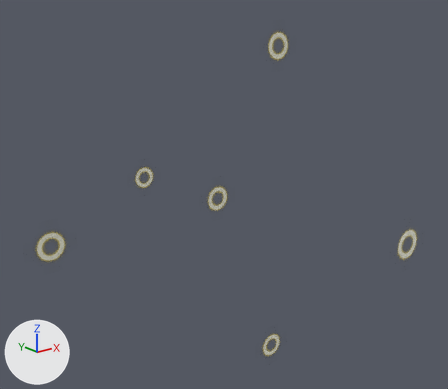
What one commit did to the glTF model src/model/hotspot.glb.
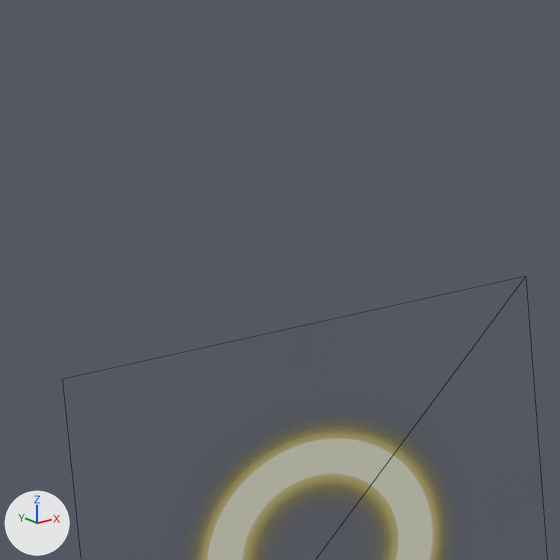
The first picture shows the older version from a 50 mm camera at (-2.64, -3.23, 1.66) aimed at (-0.36, -0.38, 0.52). The close-ups show both versions on the part from 3% to 18% of the width and 47% to 64% of the height of that picture; other places that the commit changed are outside them. Arrows for +X, +Y and +Z are at lower left; the lights stay in place. The close-ups show mesh edges as thin lines. Where no turn or scale is listed for an object, it has been applied to the vertices.

The scene before the commit, as lines of its bpy script (objects in view):
```python
me_hotsport__004 = bpy.data.meshes.new('hotsport_.004')
me_hotsport__004.from_pydata(...)  # 4 vertices, 2 faces; spans x -1.546..-1.233, y -0.145, z 0.201..0.514
me_hotsport__004.materials.append(mat_hotsport)  # picture img_hotsport
ob_hotsport_006 = bpy.data.objects.new('hotsport_006', me_hotsport__004)
ob_hotsport_006.location = (0.0, 0.0, 0.0)
```
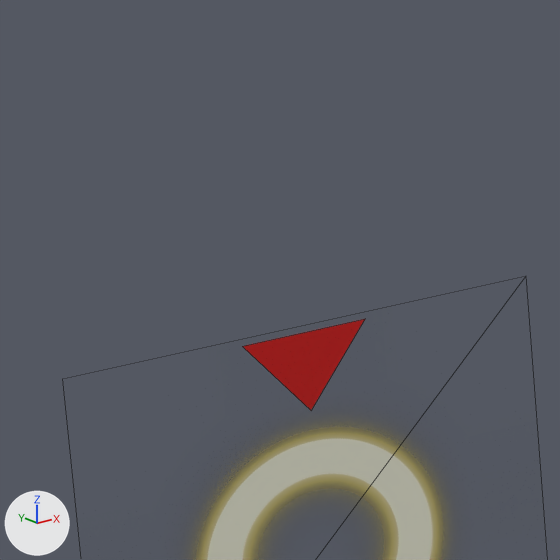
The change, as a list of edits to the scene's bpy script:
```text
Add mat_material_001:
    mat_material_001 = principled_material('Material.001')
    mat_material_001.base_color = (0.799, 0.000607, 0.0)  # red #e70200
Add me_arrow2_006:
    me_arrow2_006.from_pydata([(-0.0417, 0.0, -0.002), (0.0417, 0.0, -0.002), (0.0, 0.0, -0.0555)], [], [(2, 1, 0)])
    me_arrow2_006.materials.append(mat_material_001)  # red #e70200
Add ob_arrow6:
    ob_arrow6 = bpy.data.objects.new('arrow6', me_arrow2_006)
    ob_arrow6.location = (-1.3877, -0.1447, 0.5112)
```

Where the change shows, as pixel boxes (x1, y1, x2, y2) in the close-ups (560 x 560 px):
'arrow6', added (red): after (242, 319, 365, 410)
